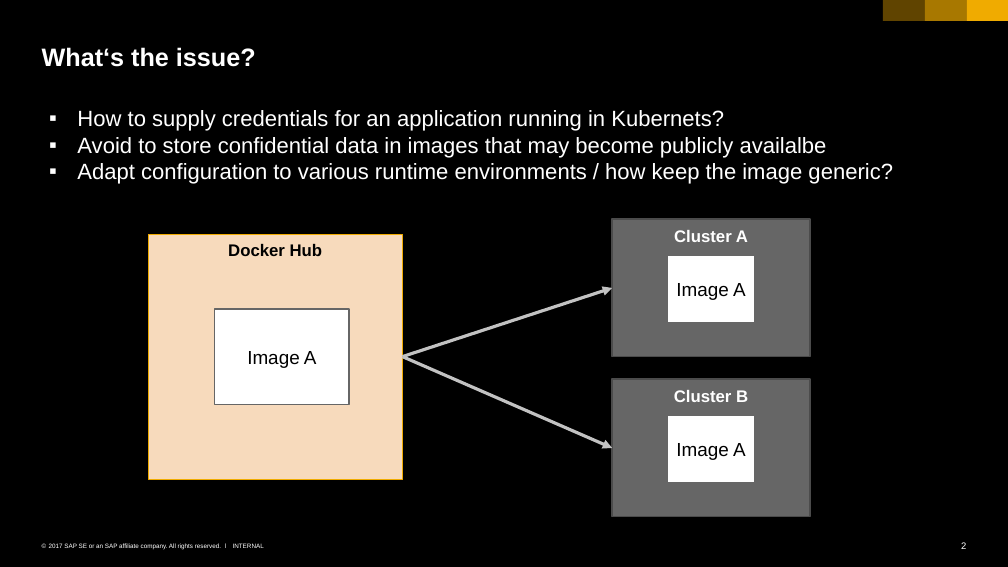
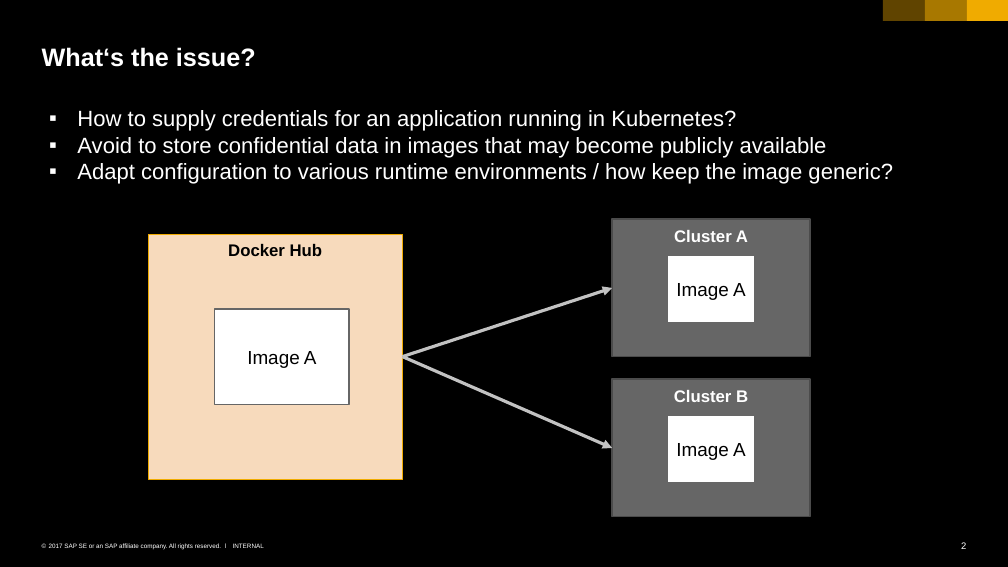
Before and after one commit to cuijiyao01/docker-k8s-training, a slide deck: slide 2 of kubernetes/06_configmap_secrets.pptx. Drawn at 1008x567 pixels with LibreOffice and Linux fonts; fonts in the diff are those of the drawing. Boxes give left, top, right and bottom in pixels: in the first picture for what was removed or moved away, otherwise in the second. Text is boxed around its words. In the diff, an @@ line names an element or a change of style, - is before the commit and + after.

Commit message:
corrected spelling

```diff
--- a/kubernetes/06_configmap_secrets.pptx
+++ b/kubernetes/06_configmap_secrets.pptx
@@ text at <box>77,110,827,158</box>: text changed @@
-▪ How to supply credentials for an application running in Kubernets?
-▪ Avoid to store confidential data in images that may become publicly availalbe
+▪ How to supply credentials for an application running in Kubernetes?
+▪ Avoid to store confidential data in images that may become publicly available
```
